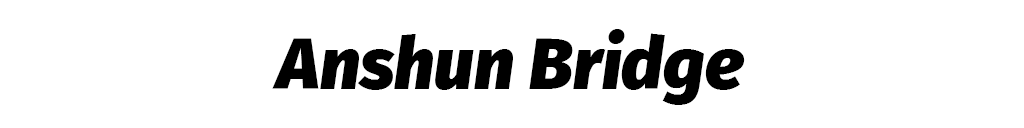
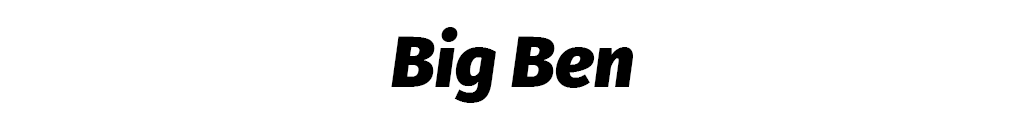
Two versions of the same layered image (1024 × 128). Layer-by-layer changes:
renamed "Anshun Bridge" to "Big Ben", painted on it over [left=272, top=27, right=745, bottom=105]
